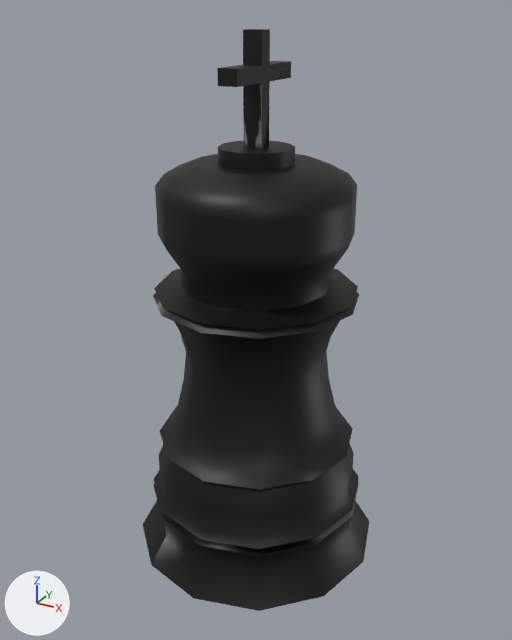
One commit to the FBX model BraveChess/BraveChessContent/Models/Black King.fbx: the scene before it, then after it.
Both versions are drawn from a 50 mm camera at (0.0336, -0.0611, 0.0577) aimed at (0.0001, -0.0003, 0.0272). The axes (+X, +Y, +Z) are drawn at lower left. The lights are the same throughout. Where no turn or scale is listed for an object, it has been applied to the vertices.

The first picture shows 'King_Piece:cube', 'King_Piece:cylinder'.
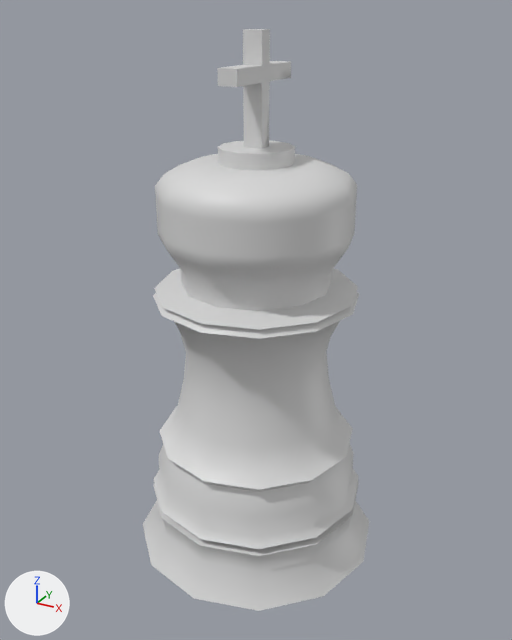
Where the change shows, as pixel boxes (x1, y1, x2, y2) in the pictures (512 x 640 px):
'King_Piece:cylinder', recoloured (black to grey)
    both: (143, 141, 369, 611)
'King_Piece:cube', recoloured (black to grey)
    both: (217, 29, 291, 149)

What changed in the scene script:
```text
Add mat_lambert1:
    mat_lambert1 = principled_material('Lambert1')
    mat_lambert1.base_color = (0.7, 0.7, 0.7)  # light grey #dadada
Change me_ncl1_8:
    where me_ncl1_8.from_pydata(...)  # 24 vertices, 22 faces; spans x -0.00099..0.00099, y -0.00527..0.00527, z -0.00527..0.00527
    remove me_ncl1_8.materials.append(mat_lambert)  # picture img_blackking_bmp
    add me_ncl1_8.materials.append(mat_lambert1)  # light grey #dadada
Change me_ncl1_7:
    where me_ncl1_7.from_pydata(...)  # 386 vertices, 396 faces; spans x -0.0139..0.0139, y -0.0139..0.0139, z -0.02..0.0254
    remove me_ncl1_7.materials.append(mat_lambert)  # picture img_blackking_bmp
    add me_ncl1_7.materials.append(mat_lambert1)  # light grey #dadada
```
